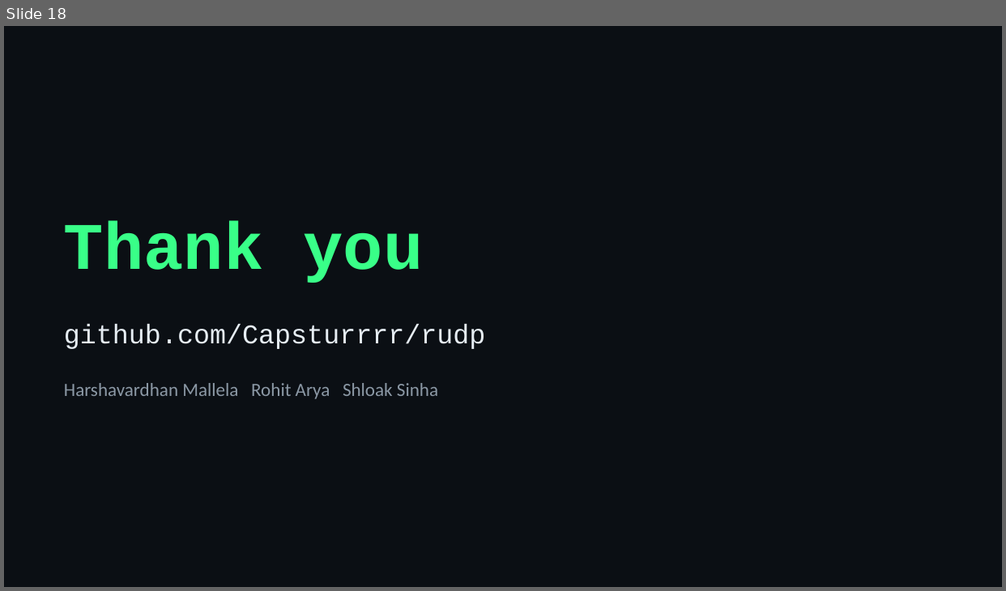
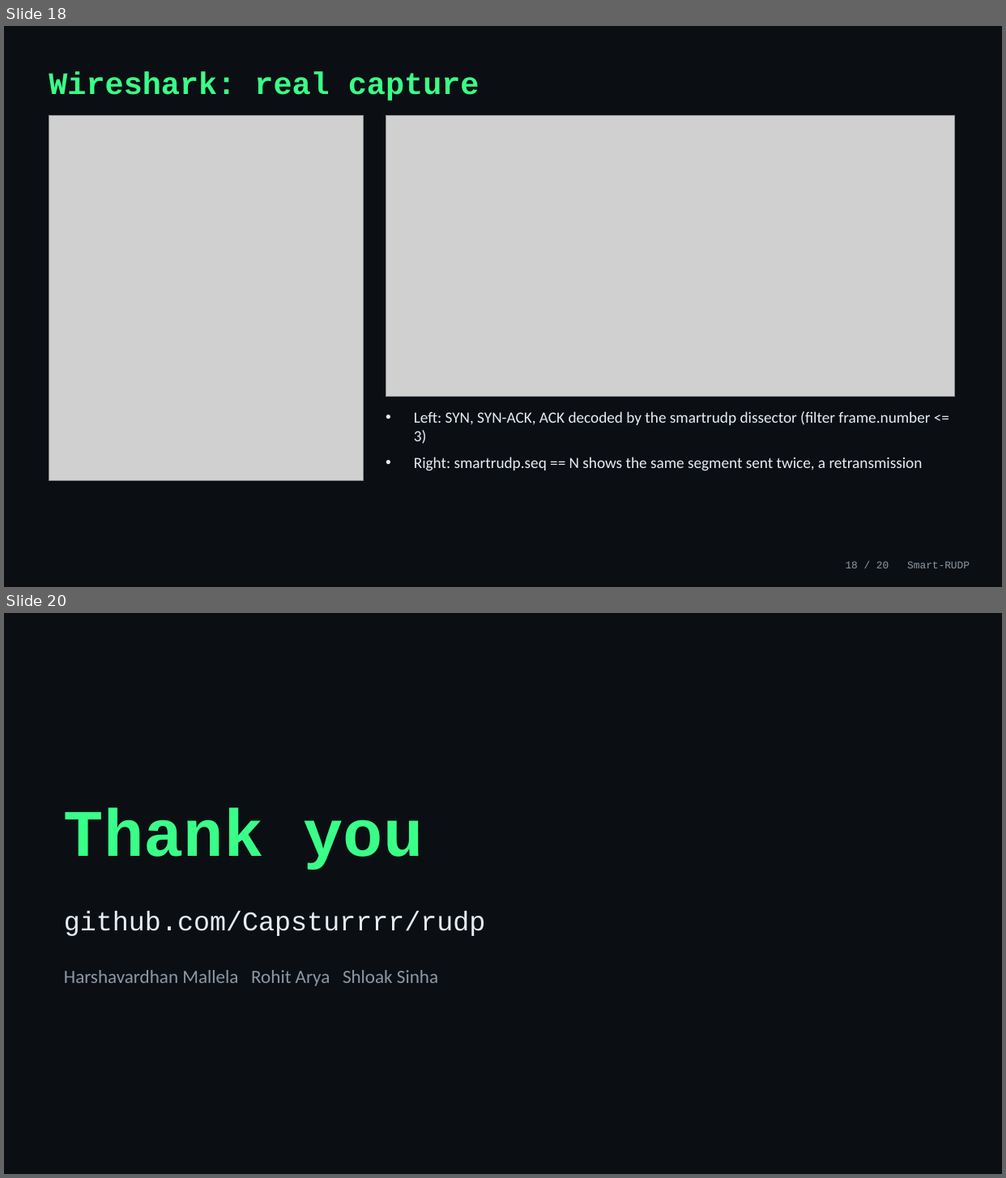
Before and after one commit to Capsturrrr/rudp, a slide deck: docs/final/RUDP_Presentation.pptx. Shown one above the other, each under a label of ours: slide 18 before the commit, slides 18 and 20 after it; the slides between them are not shown. The pictures are 1006x591 and 1006x1178 pixels, drawn with LibreOffice and Linux fonts; fonts in the diff are those of the drawing; grey boxes stand for pictures. Boxes give left, top, right and bottom in pixels: in the first picture for what was removed or moved away, otherwise in the second. Text is boxed around its words. In the diff, an @@ line names an element or a change of style, - is before the commit and + after.

```diff
--- a/docs/final/RUDP_Presentation.pptx
+++ b/docs/final/RUDP_Presentation.pptx
@@ slide 18 added at [4,26,1002,587], background #0B0F14 @@
@@ text added at [49,72,479,101], 30 pt, text #39FF88, bold @@
+Wireshark: real capture
@@ picture added at [49,116,364,480] @@
@@ picture added at [386,116,955,396] @@
@@ text added at [414,412,930,472], 15 pt, text #E6EDF3 @@
+• Left: SYN, SYN-ACK, ACK decoded by the smartrudp dissector (filter frame.number <= 3)
+• Right: smartrudp.seq == N shows the same segment sent twice, a retransmission
@@ text added at [846,561,970,569], 10 pt, text #8B98A5 @@
+18 / 20 Smart-RUDP
@@ what was slide 18 is now slide 20 @@
```
Also in this commit, not shown: 16 slides changed, 1 other slide added.
